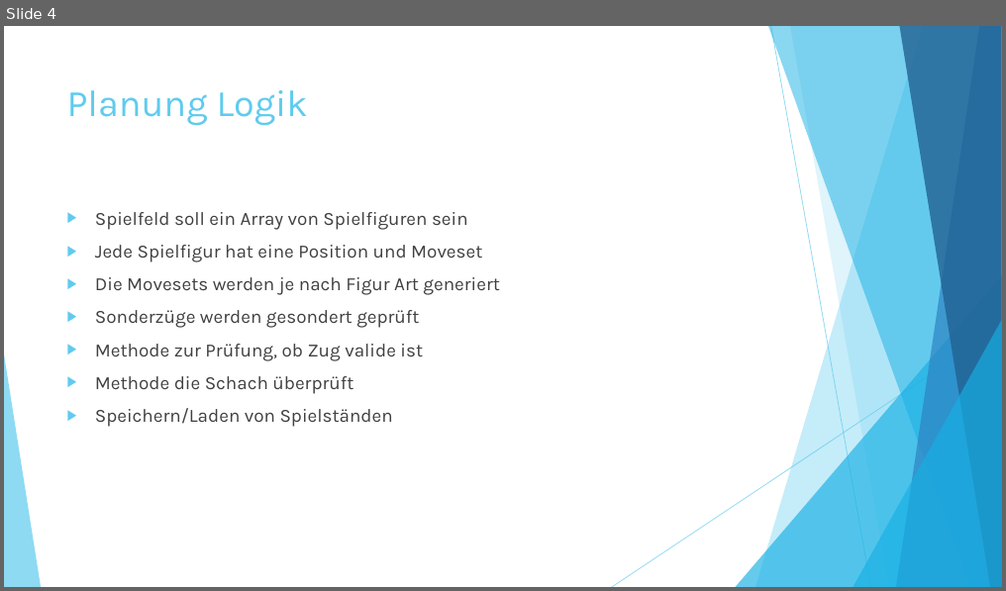
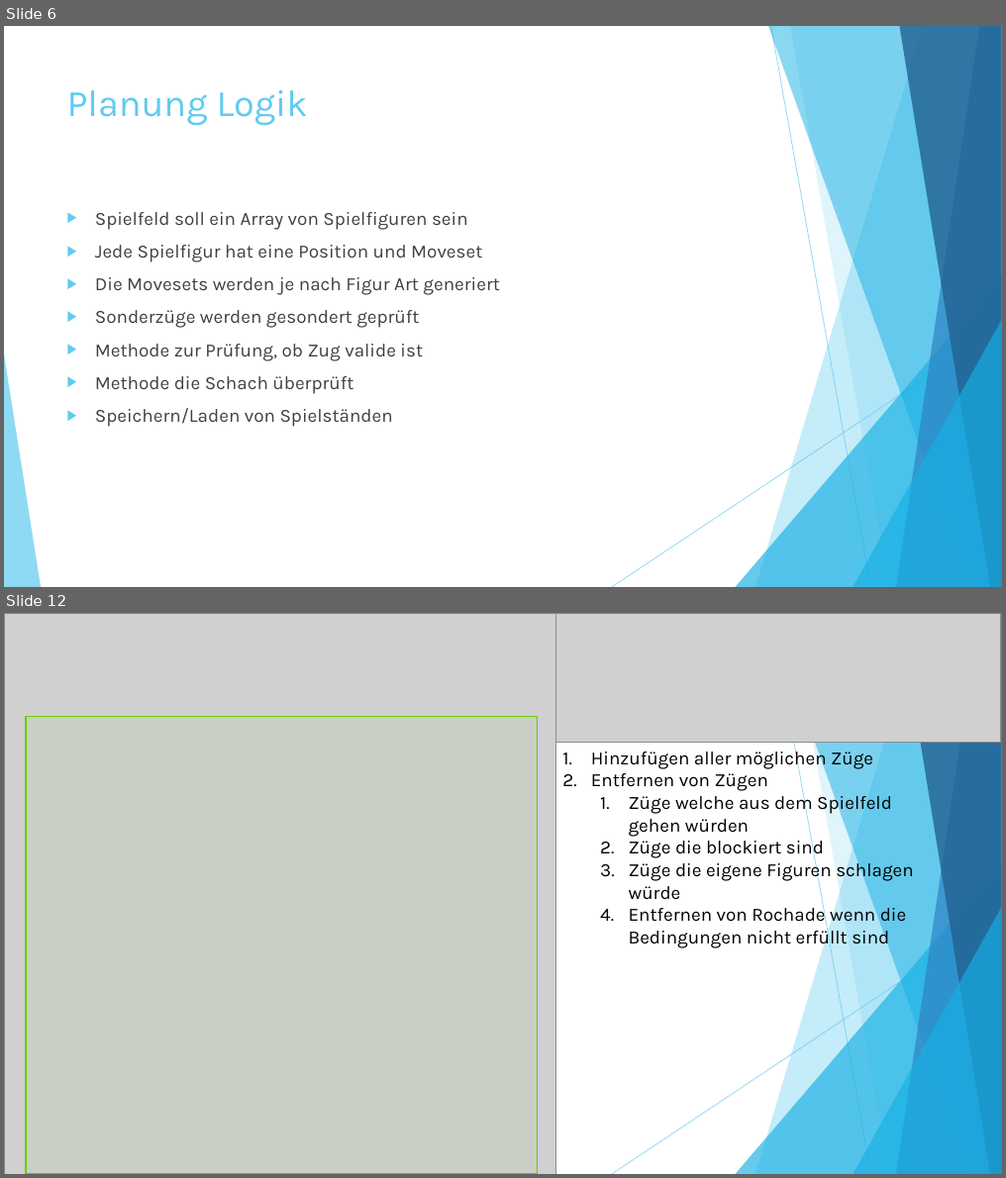
Before and after one commit to ThomasWagner-dev/Schach, a slide deck: Schachprojekt.pptx. Shown one above the other, each under a label of ours: slide 4 before the commit, slides 6 and 12 after it; the slides between them are not shown. The pictures are 1006x591 and 1006x1178 pixels, drawn with LibreOffice and Linux fonts; fonts in the diff are those of the drawing; grey boxes stand for pictures. Boxes give left, top, right and bottom in pixels: in the first picture for what was removed or moved away, otherwise in the second. Text is boxed around its words. In the diff, an @@ line names an element or a change of style, - is before the commit and + after.

```diff
--- a/Schachprojekt.pptx
+++ b/Schachprojekt.pptx
@@ slide 12 added at (4, 613, 1002, 1174), background #FFFFFF; not listed: 10 template elements that a slide beside it also shows @@
@@ picture added at (4, 613, 555, 1174) @@
@@ picture added at (555, 613, 1000, 743) @@
@@ rectangle added at (26, 716, 537, 1174), fill #66CC00 at 5% opacity, outline #66CC00 1.42 pt @@
@@ text added at (591, 748, 913, 950), 18 pt, text #000000 @@
+1. Hinzufügen aller möglichen Züge
+2. Entfernen von Zügen
+  1. Züge welche aus dem Spielfeld gehen würden
+  2. Züge die blockiert sind
+  3. Züge die eigene Figuren schlagen würde
+  4. Entfernen von Rochade wenn die Bedingungen nicht erfüllt sind
@@ what was slide 4 is now slide 6 @@
```
Also in this commit, not shown: 4 slides changed, 9 other slides added, 1 other file.
